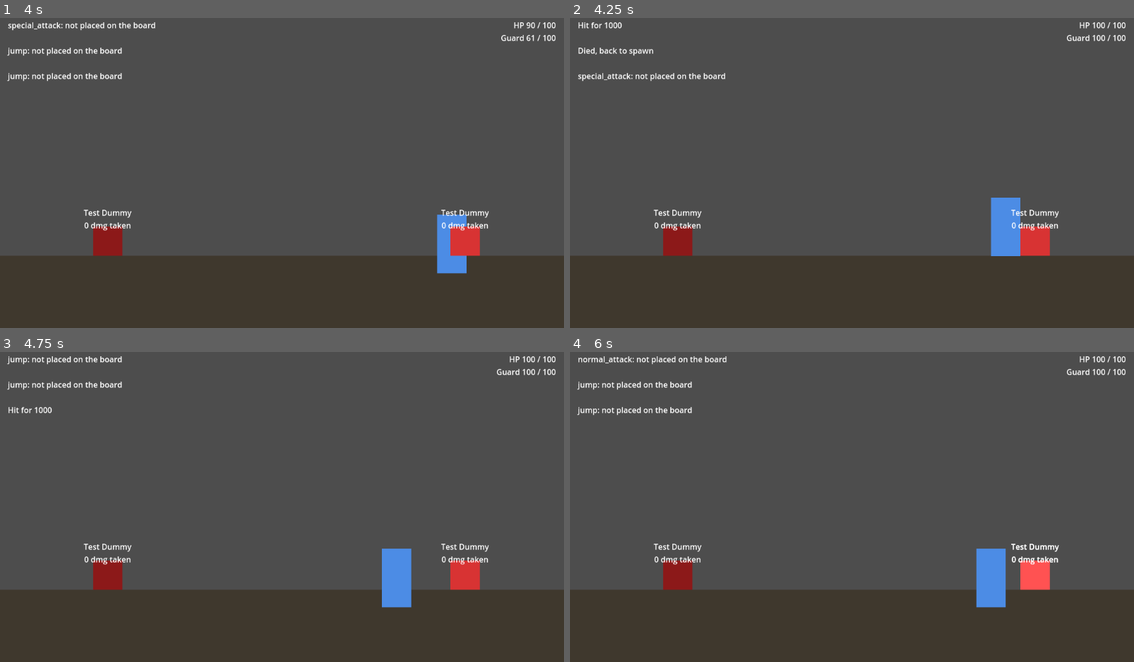
Above: before the commit, frames 1-4 (two rows, left to right).
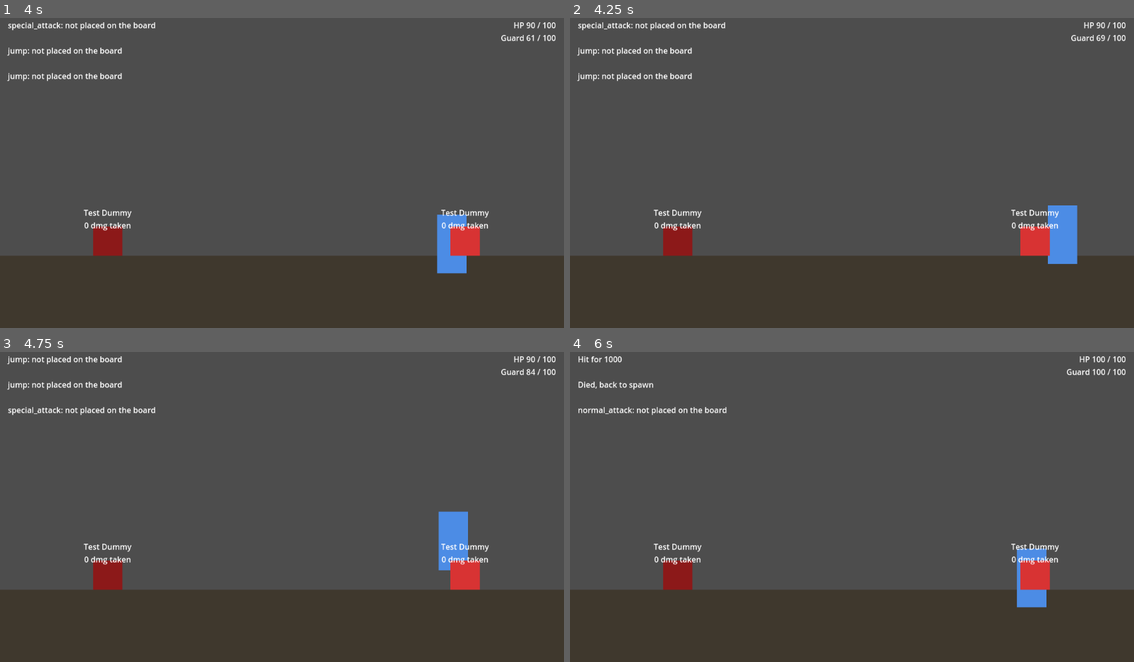
Above: after the commit, the same moments.

Repository: Thord1n/SynapseGame
Game: Godot game, scene res://scenes/tests/combat_defense_test.tscn
The game is run twice, just before and just after one commit, with the same random seed, the same clock (stepped at 60 frames per second) and the same inputs. This scene is started directly instead of the project's main scene.
Inputs (mouse positions are in pixels of both pictures, inside the frame that each line leads up to):
- Up to frame 1 (4 s): tap Enter at 0.5 s; move the mouse to (406, 154) at 0.52 s; hold Space (Jump) 0.53-1.28 s; hold D (Right) 0.53-2.03 s; click (406, 154) at 0.67 s; move the mouse to (169, 185) at 1.27 s; tap Q (Block) at 1.35 s; tap Space (Jump) at 1.52, 1.55, 1.82, 2.3, 3.02, 3.05, 3.32 s; move the mouse to (338, 101) at 2.02 s; hold A (Left) 2.03-2.78 s; hold Shift (Dash) 2.03-2.78 s; move the mouse to (253, 231) at 2.77 s; hold D (Right) from 2.78 s (still down); click (253, 231) at 2.85 s; move the mouse to (451, 216) at 3.52 s; hold Space (Jump) from 3.53 s (still down); right-click (451, 216) at 3.6 s
- Up to frame 2 (4.25 s): keep holding D (Right); keep holding Space (Jump)
- Up to frame 3 (4.75 s): move the mouse to (112, 457) at 4.27 s; release D (Right) at 4.28 s; release Space (Jump) at 4.28 s; hold A (Left) from 4.28 s (still down); tap R at 4.35 s; tap Space (Jump) at 4.52, 4.55 s
- Up to frame 4 (6 s): tap Space (Jump) at 4.82 s; move the mouse to (880, 503) at 5.02 s; release A (Left) at 5.03 s; hold D (Right) 5.03-5.78 s; hold Space (Jump) 5.03-5.78 s; click (880, 503) at 5.17 s; move the mouse to (767, 423) at 5.77 s; hold A (Left) from 5.78 s (still down); tap Q (Block) at 5.85 s

Frame 1 is identical in both runs. In frame 2, 2.9% of the frame differs, in the area x 1-98%, y 1-80%; in frame 3, 2.3%; in frame 4, 2.9%.

Commit message:
Emit jump_started at takeoff
This is Jump's grid trigger event (on_jump_start), per Thomas.

Co-Authored-By: Claude Opus 5.5 (1M context) <noreply@anthropic.com>
Claude-Session: https://claude.ai/code/session_017xZyWZz86SG64GVaBwrJvM

Diff:
--- a/scenes/tests/combat_defense_test.gd
+++ b/scenes/tests/combat_defense_test.gd
@@ -74,6 +74,16 @@
 	_check(player.dash(), "dodge is available again after the cooldown")
 	await _frames(20)
 
+	# --- Jump fires jump_started at takeoff only
+	var jumps := [0]
+	player.jump_started.connect(func(): jumps[0] += 1)
+	player.jump()
+	_check(jumps[0] == 1, "jump_started fires at takeoff")
+	await _frames(5)
+	player.jump()
+	_check(not player.is_on_floor() and jumps[0] == 1, "no jump_started while airborne")
+	await _frames(60)
+
 	# --- Death respawns at spawn
 	var died := [false]
 	player.died.connect(func(): died[0] = true, CONNECT_ONE_SHOT)
--- a/scripts/player/player_controller.gd
+++ b/scripts/player/player_controller.gd
@@ -30,7 +30,7 @@
 ## - Unblockable hits ignore Block and Parry entirely: only a dodge avoids them.
 ## - Dodge: a fixed-length dash in facing_direction with i-frames between `iframe_start` and
 ##   `iframe_end`, then `dodge_cooldown` before the next one.
-## The `parried`/`blocked`/`dodged_through`/`hurt`/`dodge_started` signals are the trigger events
+## The `parried`/`blocked`/`dodged_through`/`hurt`/`dodge_started`/`jump_started` signals are the trigger events
 ## perks will hook later ("on_parry" etc.) — nothing listens to them for perk effects yet.
 
 const MOVE_SPEED := 200.0
@@ -51,6 +51,8 @@
 signal parried(hit: Hit)
 signal dodged_through(hit: Hit)
 signal dodge_started
+## Fires at takeoff (Thomas's call: Jump's grid trigger is on_jump_start, not on landing).
+signal jump_started
 signal guard_broken
 ## Health hit 0. The test level has no game-over yet: the player is restored at their spawn
 ## point right after this fires (see _die).
@@ -147,6 +149,7 @@
 func jump() -> void:
 	if is_on_floor() and not is_stunned():
 		velocity.y = JUMP_VELOCITY
+		jump_started.emit()
 
 func _unhandled_input(event: InputEvent) -> void:
 	if event.is_action_pressed(&"Block"):
